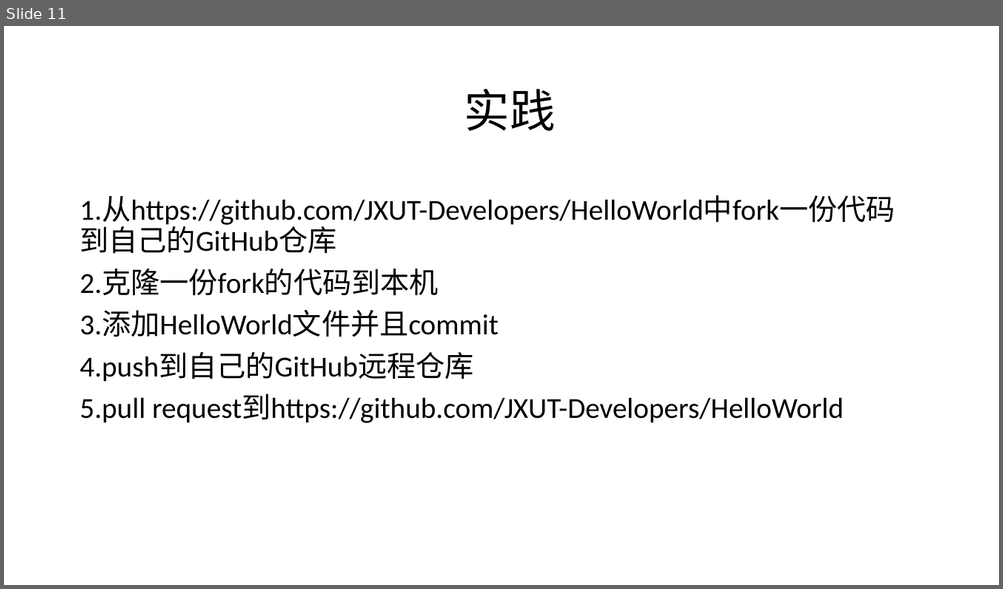
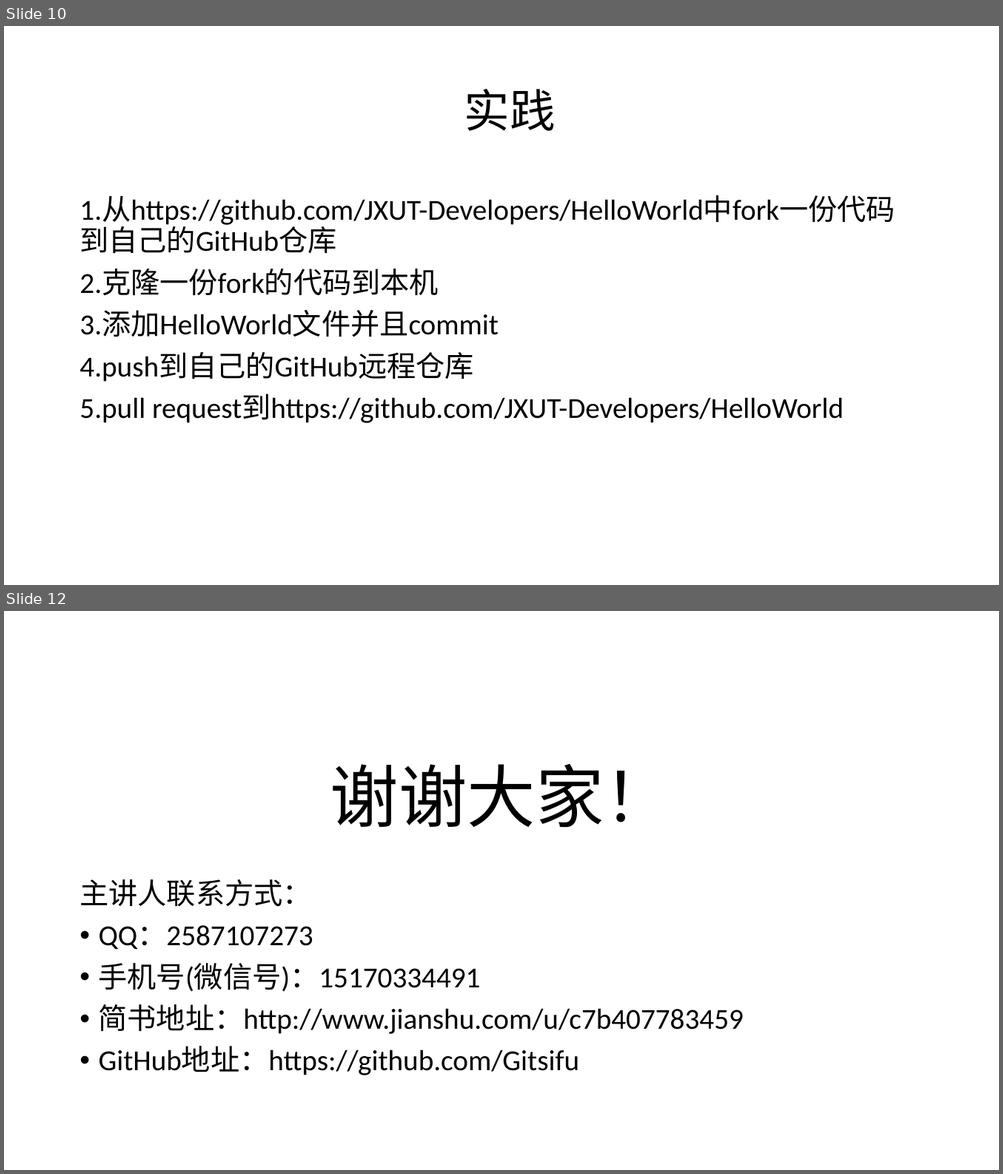
Before and after one commit to Gitsifu/GitHub-Tutorial, a slide deck: 第一课Git与GitHub.pptx. Shown one above the other, each under a label of ours: slide 11 before the commit, slides 10 and 12 after it; the slides between them are not shown. The pictures are 1003x589 and 1003x1174 pixels, drawn with LibreOffice and Linux fonts; fonts in the diff are those of the drawing. Boxes give left, top, right and bottom in pixels: in the first picture for what was removed or moved away, otherwise in the second. Text is boxed around its words. In the diff, an @@ line names an element or a change of style, - is before the commit and + after.

```diff
--- a/第一课Git与GitHub.pptx
+++ b/第一课Git与GitHub.pptx
@@ slide 12 added at bbox=[4, 611, 999, 1170], background #FFFFFF @@
@@ title added at bbox=[330, 764, 672, 828], 66 pt, text #000000 @@
+谢谢大家！
@@ text added at bbox=[79, 880, 743, 1076], 28 pt, text #000000 @@
+主讲人联系方式：
+• QQ：2587107273
+• 手机号(微信号)：15170334491
+• 简书地址：http://www.jianshu.com/u/c7b407783459
+• GitHub地址：https://github.com/Gitsifu
@@ what was slide 11 is now slide 10 @@
```
Also in this commit, not shown: 1 slide changed, 1 other slide added, 1 slide removed.
